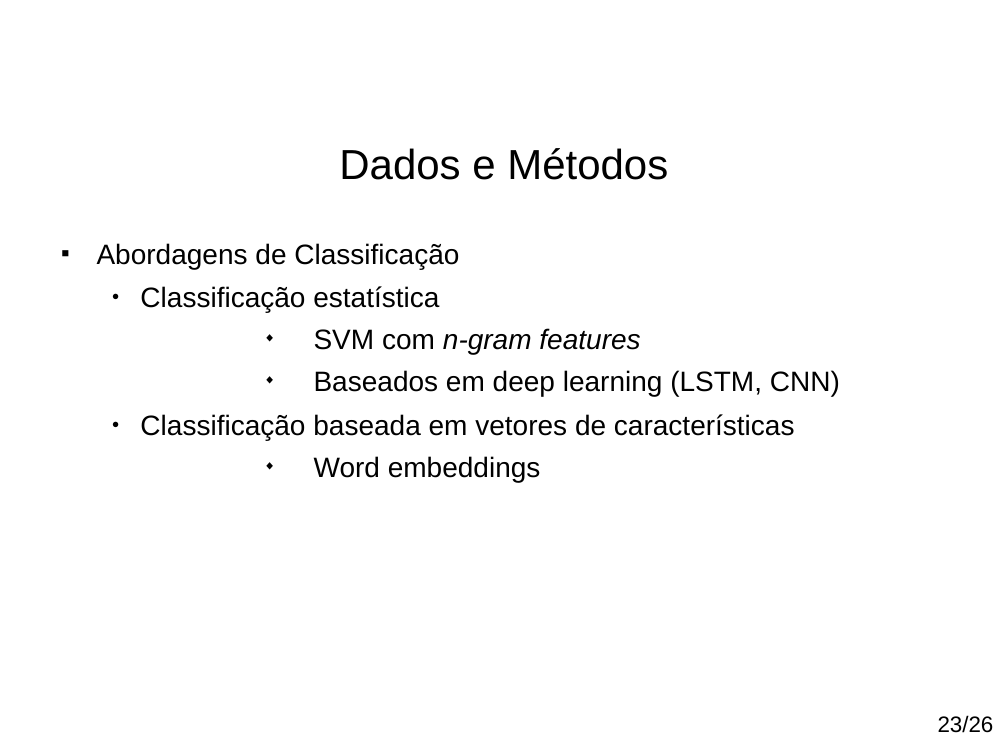
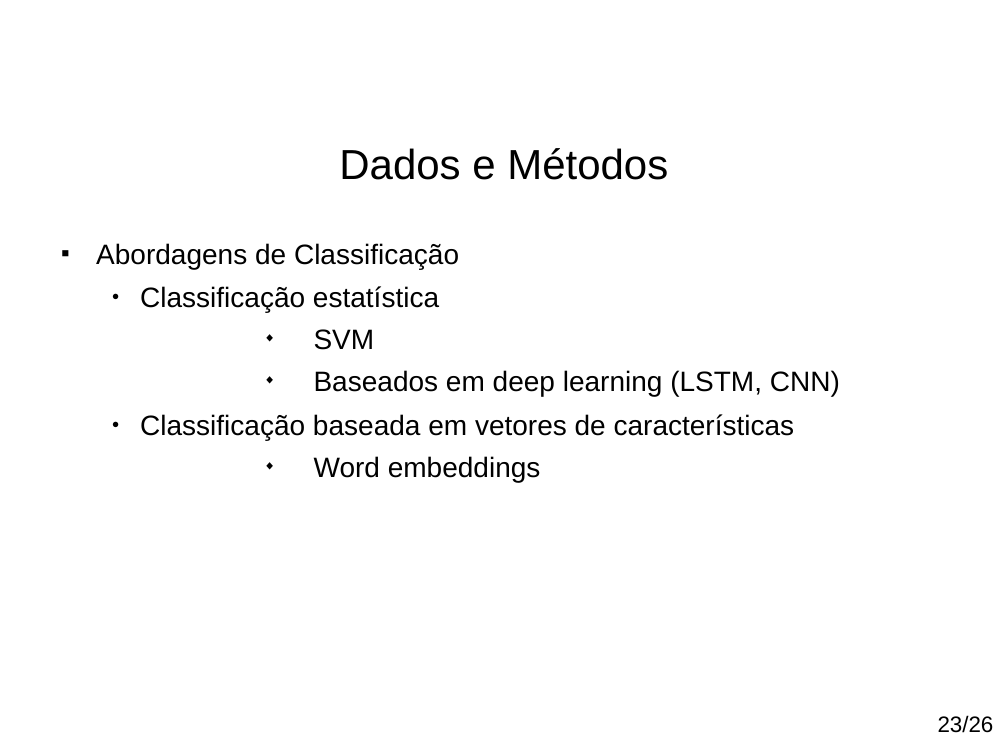
Before and after one commit to paulohq/apresentacao-NLP, a slide deck: slide 24 of apresentacao-mineracao-de-sugestoes.ppt. Drawn at 1008x756 pixels with LibreOffice and Linux fonts; fonts in the diff are those of the drawing; background and template pictures are left out. Boxes give left, top, right and bottom in pixels: in the first picture for what was removed or moved away, otherwise in the second. Text is boxed around its words. In the diff, an @@ line names an element or a change of style, - is before the commit and + after.

```diff
--- a/apresentacao-mineracao-de-sugestoes.ppt
+++ b/apresentacao-mineracao-de-sugestoes.ppt
@@ text at (96, 243, 840, 482): indent changed @@
@@ text at (314, 329, 375, 350): text changed; italic off @@
-    ◆ SVM com n-gram features
+    ◆ SVM
```
Also in this commit, not shown: 23 other slides changed, 2 other files.
